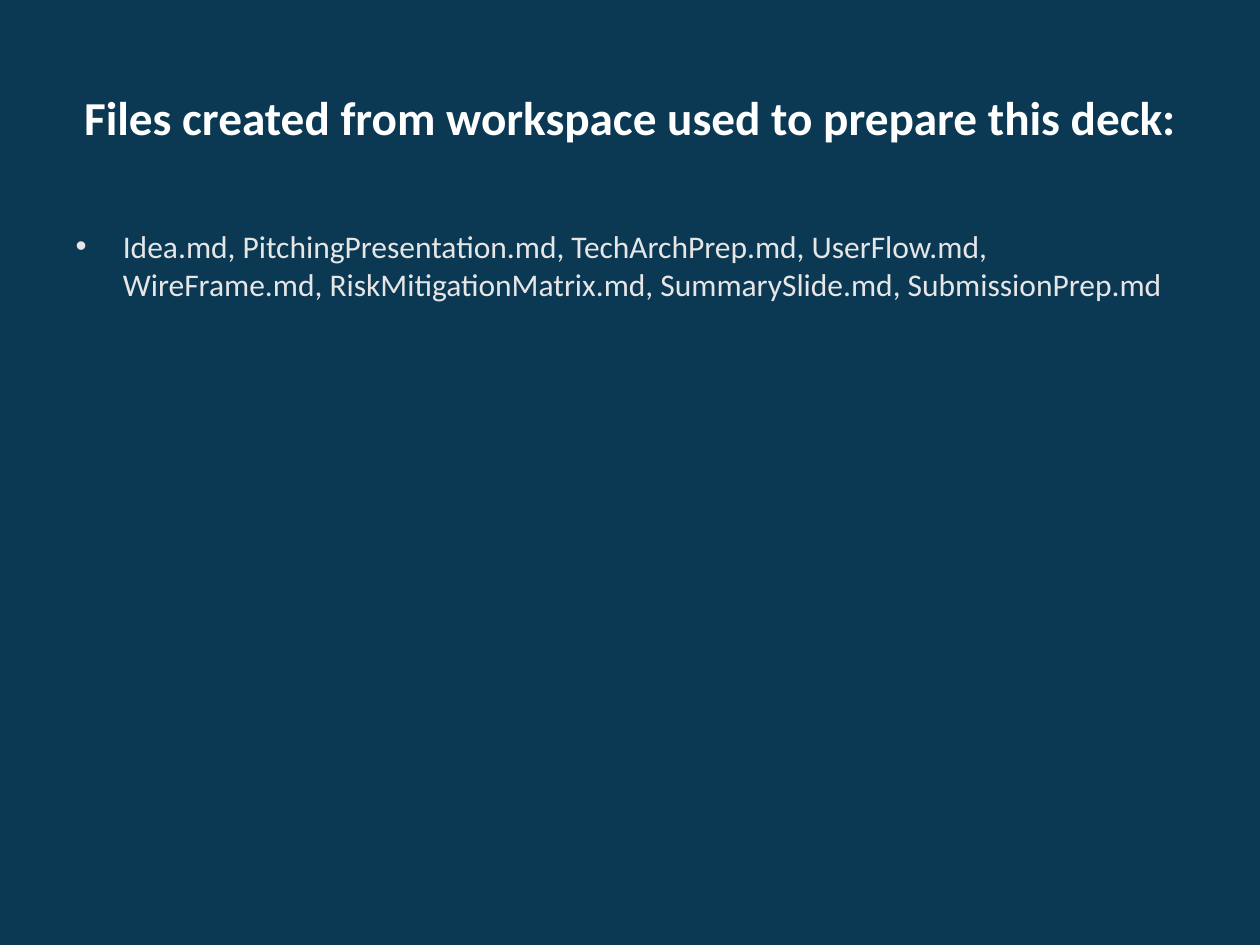
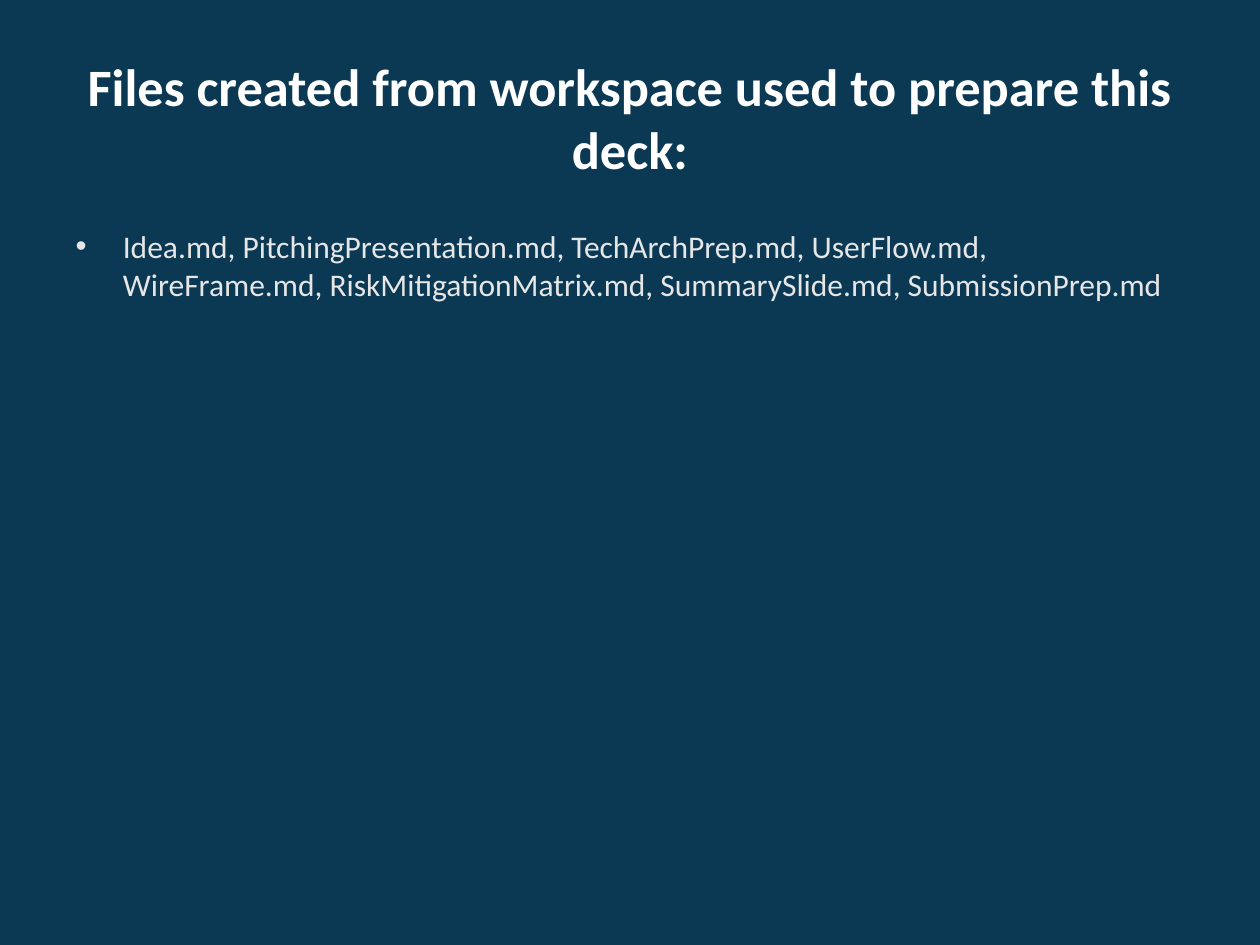
Before and after one commit to arumthi/ShramSamriddhi, a slide deck: slide 13 of docs/Concept-to-Prototype-Deck-styled.pptx. Drawn at 1260x945 pixels with LibreOffice and Linux fonts; fonts in the diff are those of the drawing. Boxes give left, top, right and bottom in pixels: in the first picture for what was removed or moved away, otherwise in the second. Text is boxed around its words. In the diff, an @@ line names an element or a change of style, - is before the commit and + after.

```diff
--- a/docs/Concept-to-Prototype-Deck-styled.pptx
+++ b/docs/Concept-to-Prototype-Deck-styled.pptx
@@ title "Files created from workspace used ..." at [88, 69, 1171, 170]: size 27 to 30 pt @@
```
Also in this commit, not shown: 11 other slides changed.
